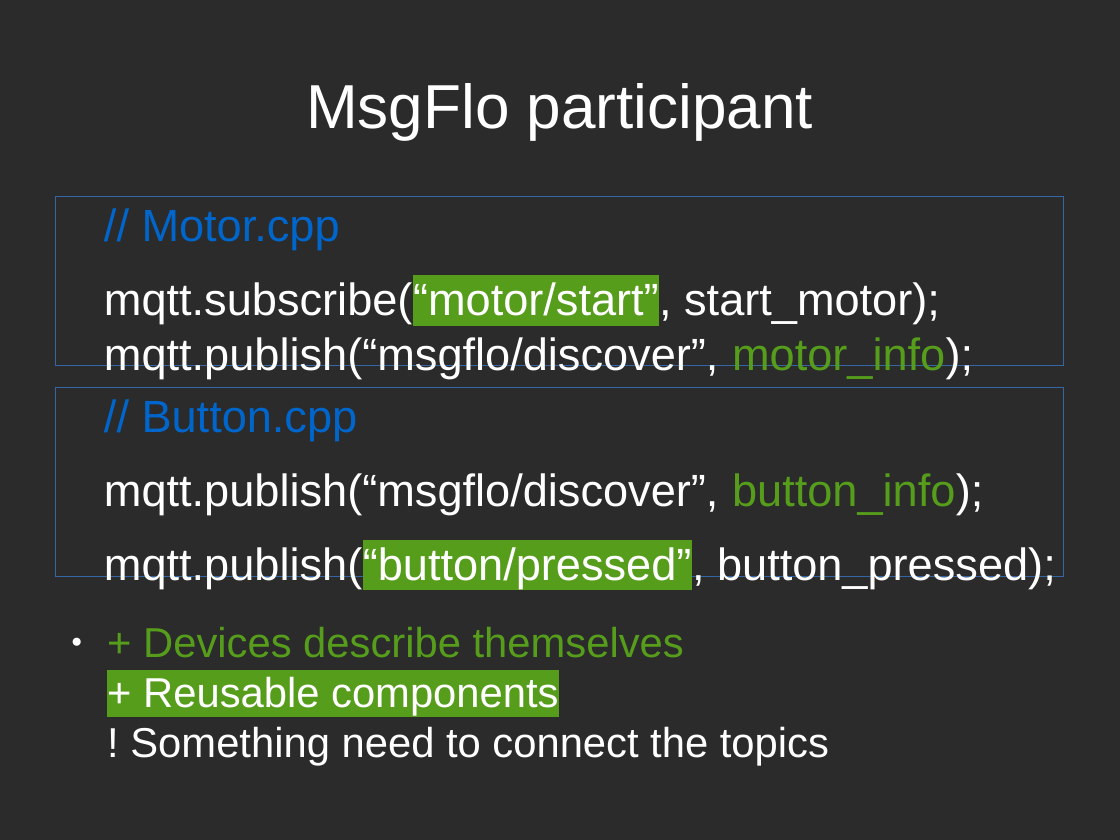
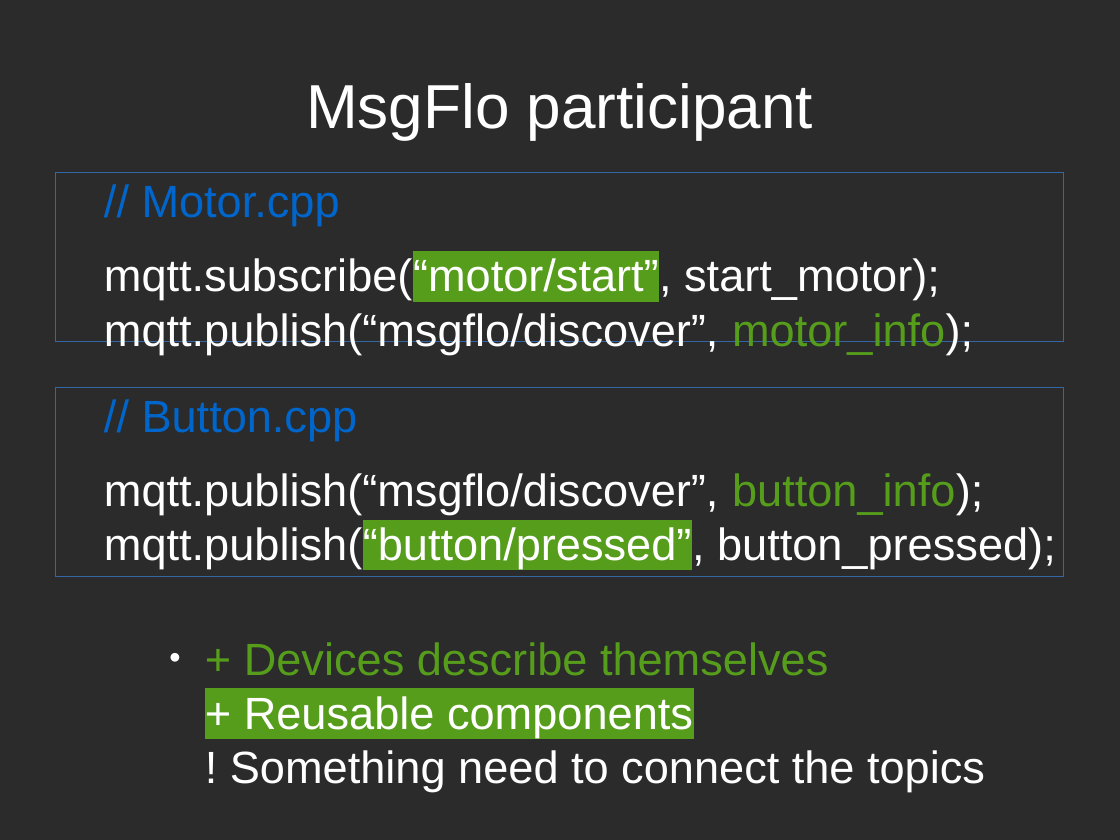
Before and after one commit to msgflo/msgflo, a slide deck: slide 3 of doc/fosdem2017/slides.odp. Drawn at 1120x840 pixels with LibreOffice and Linux fonts; fonts in the diff are those of the drawing; background and template pictures are left out; a plain dark background stands for a picture behind light text. Boxes give left, top, right and bottom in pixels: in the first picture for what was removed or moved away, otherwise in the second. Text is boxed around its words. In the diff, an @@ line names an element or a change of style, - is before the commit and + after.

```diff
--- a/doc/fosdem2017/slides.odp
+++ b/doc/fosdem2017/slides.odp
@@ text "// Motor.cpp": place and size @@
-text "// Motor.cpp" at (56, 196, 1064, 366)
+text "// Motor.cpp" at (56, 173, 1064, 343)
@@ text at (104, 473, 1056, 569): text changed @@
-mqtt.publish(“msgflo/discover”, button_info);
-mqtt.publish(“button/pressed”, button_pressed);
+mqtt.publish(“msgflo/discover”, button_info);
+mqtt.publish(“button/pressed”, button_pressed);
@@ text "+ Devices describe themselves + ...": place and size @@
-text "+ Devices describe themselves + ..." at (130, 627, 829, 766)
+text "+ Devices describe themselves + ..." at (230, 642, 985, 792)
@@ text "+ Devices describe themselves + ..." at (230, 642, 985, 792): size 29.6 to 32 pt @@
```
Also in this commit, not shown: 6 other slides changed, 7 slides added, 2 slides removed, 2 other files.
